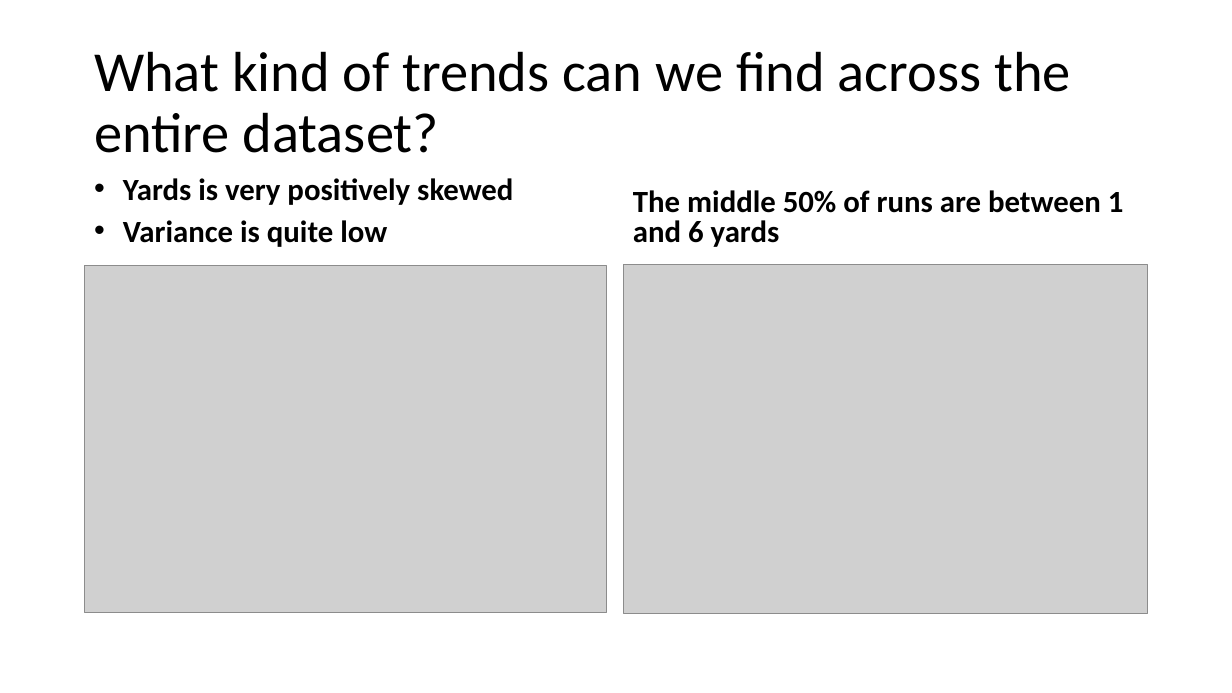
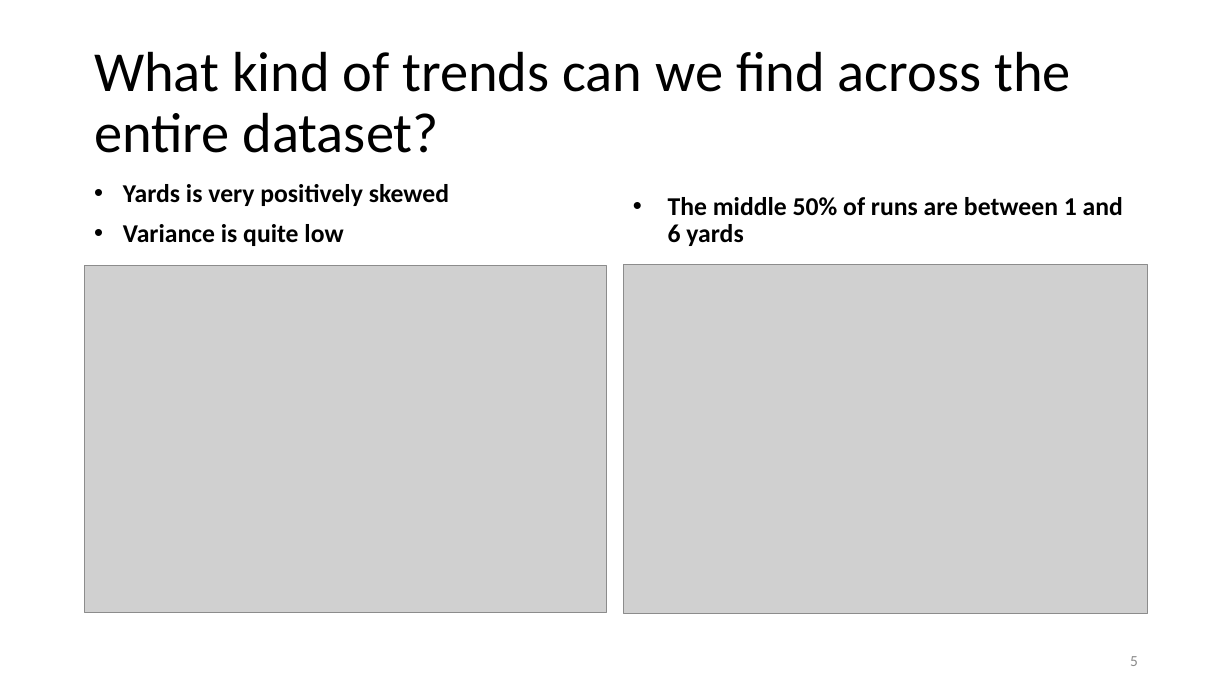
Before and after one commit to ted091020/Capstone-Project, a slide deck: slide 5 of EDA.pptx. Drawn at 1232x693 pixels with LibreOffice and Linux fonts; fonts in the diff are those of the drawing; grey boxes stand for pictures. Boxes give left, top, right and bottom in pixels: in the first picture for what was removed or moved away, otherwise in the second. Text is boxed around its words. In the diff, an @@ line names an element or a change of style, - is before the commit and + after.

```diff
--- a/EDA.pptx
+++ b/EDA.pptx
@@ text "Yards is very positively skewed" at <box>123,184,449,246</box>: size 24 to 20 pt; line spacing 0.8 to 0.9 @@
@@ text "The middle 50% of runs ..." at <box>668,197,1123,246</box>: size 24 to 20 pt; bullet none to •; line spacing 0.8 to 0.9 @@
@@ page number added at <box>1130,656,1138,666</box>, 12 pt, text #8C8C8C @@
+5
```
Also in this commit, not shown: 14 other slides changed, 3 slides added, 4 slides removed.
